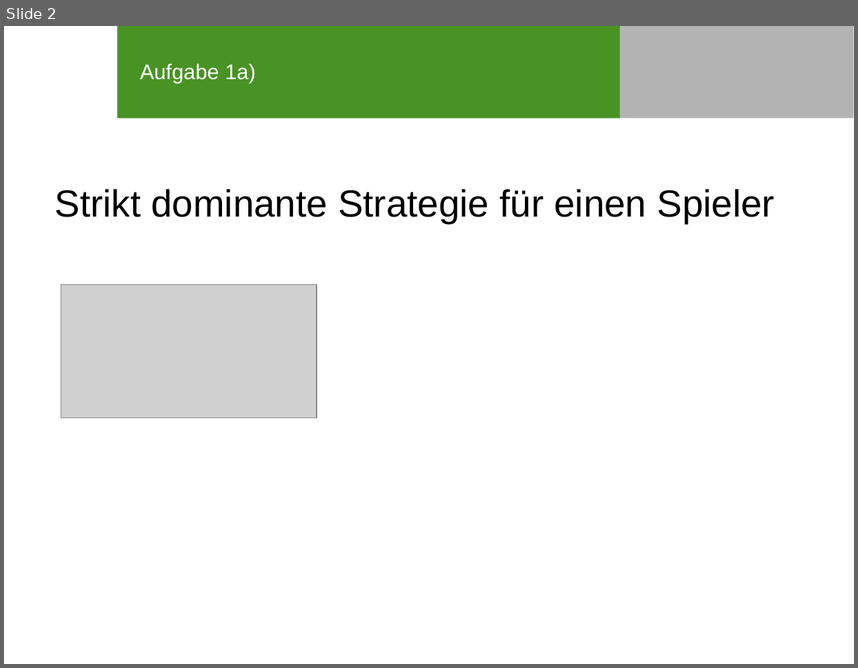
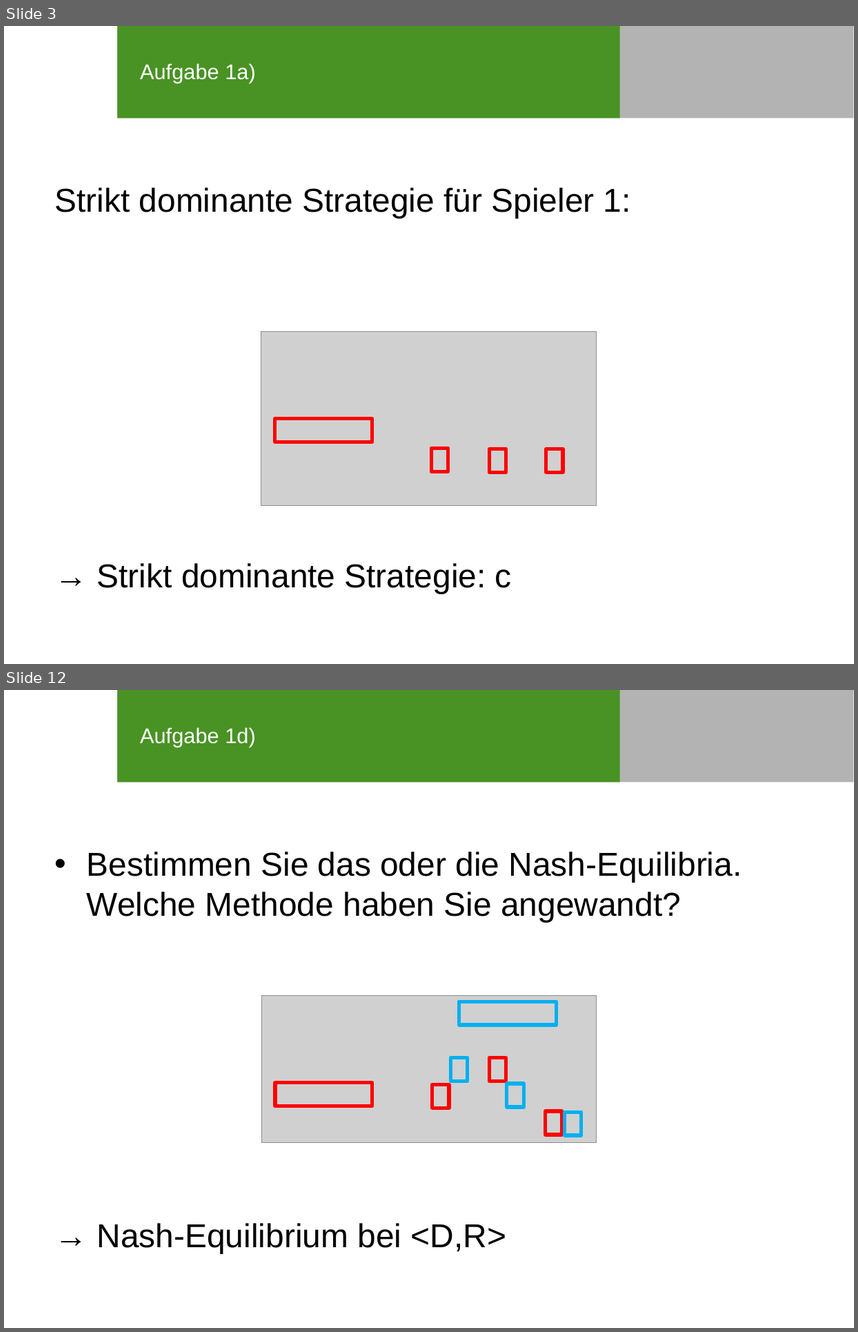
Before and after one commit to SOAS-Uni-Augsburg/ws16-17-group-10, a slide deck: Blatt-04/Präsi_Blatt04_Aufgabe2.ppt. Shown one above the other, each under a label of ours: slide 2 before the commit, slides 3 and 12 after it; the slides between them are not shown. The pictures are 858x668 and 858x1332 pixels, drawn with LibreOffice and Linux fonts; fonts in the diff are those of the drawing; grey boxes stand for pictures; background and template pictures are left out. Boxes give left, top, right and bottom in pixels: in the first picture for what was removed or moved away, otherwise in the second. Text is boxed around its words. In the diff, an @@ line names an element or a change of style, - is before the commit and + after.

Commit message:
Präsentation Blatt04 Aufgabe2

```diff
--- a/Blatt-04/Präsi_Blatt04_Aufgabe2.ppt
+++ b/Blatt-04/Präsi_Blatt04_Aufgabe2.ppt
@@ slide 12 added at bbox=[4, 690, 854, 1328], background #FFFFFF; not listed: 2 template elements that a slide beside it also shows @@
@@ title added at bbox=[140, 727, 256, 747], 18 pt, text #FFFFFF @@
+Aufgabe 1d)
@@ text added at bbox=[87, 851, 742, 1253], 28 pt, text #000000 @@
+• Bestimmen Sie das oder die Nash-Equilibria. Welche Methode haben Sie angewandt?
+→ Nash-Equilibrium bei <D,R>
@@ picture added at bbox=[261, 995, 597, 1142] @@
@@ rectangle added at bbox=[459, 1001, 556, 1025], outline #00B0F0 3 pt @@
@@ rectangle added at bbox=[451, 1057, 468, 1080], outline #00B0F0 3 pt @@
@@ rectangle added at bbox=[489, 1057, 506, 1080], outline #FF0000 3 pt @@
@@ rectangle added at bbox=[275, 1083, 372, 1107], outline #FF0000 3 pt @@
@@ rectangle added at bbox=[432, 1085, 450, 1108], outline #FF0000 3 pt @@
@@ rectangle added at bbox=[507, 1083, 524, 1107], outline #00B0F0 3 pt @@
@@ rectangle added at bbox=[546, 1111, 562, 1134], outline #FF0000 3 pt @@
@@ rectangle added at bbox=[565, 1112, 582, 1136], outline #00B0F0 3 pt @@
@@ what was slide 2 is now slide 3 @@
@@ slide 3 changed as well @@
@@ text at bbox=[55, 187, 631, 593]: text changed; size 32 to 28 pt @@
-Strikt dominante Strategie für einen Spieler
+Strikt dominante Strategie für Spieler 1:
+→ Strikt dominante Strategie: c
@@ picture: place and size @@
-picture at bbox=[61, 285, 317, 417]
+picture at bbox=[261, 331, 595, 506]
@@ group added at bbox=[275, 419, 564, 472]: 4 rectangles @@
```
Also in this commit, not shown: 1 other slide changed, 28 other slides added, 1 other file.
